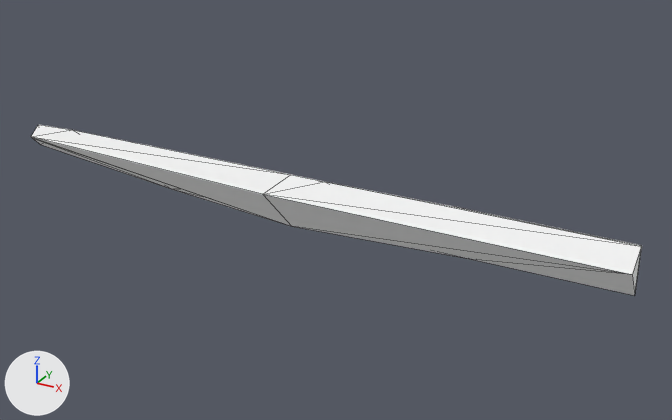
One commit to the glTF model public/models/world/chunk_-1_-2.glb: the scene before it, then after it.
Camera for both pictures: a 50 mm lens placed at (5.3, -66.4, 15.8), pointed at (-13.8, -31.6, -1.6). Arrows for +X, +Y and +Z are at lower left; the lights stay in place. The older version comes first. Mesh edges are drawn as thin lines.

Before the edit, the objects in view are built like this:
```python
mat_grass = principled_material('grass')
mat_grass.base_color = (1.0, 1.0, 1.0)  # white #ffffff
mat_grass.metallic = 1.0
mat_grass.roughness = 1.0
mat_soil = principled_material('soil')
mat_soil.base_color = (1.0, 1.0, 1.0)  # white #ffffff
mat_soil.metallic = 1.0
mat_soil.roughness = 1.0
me_island_slab_005 = bpy.data.meshes.new('island_slab.005')
me_island_slab_005.from_pydata(...)  # 16 vertices, 28 faces; spans x -32.0..0.0, y -33.4..-32.0, z -2.7..0.0
# faces by material slot: [21, 7]
me_island_slab_005.materials.append(mat_grass)  # white #ffffff
me_island_slab_005.materials.append(mat_soil)  # white #ffffff
ob_chunk__1__2 = bpy.data.objects.new('chunk_-1_-2', me_island_slab_005)
ob_chunk__1__2.location = (0.0, 0.0, 0.0)
```
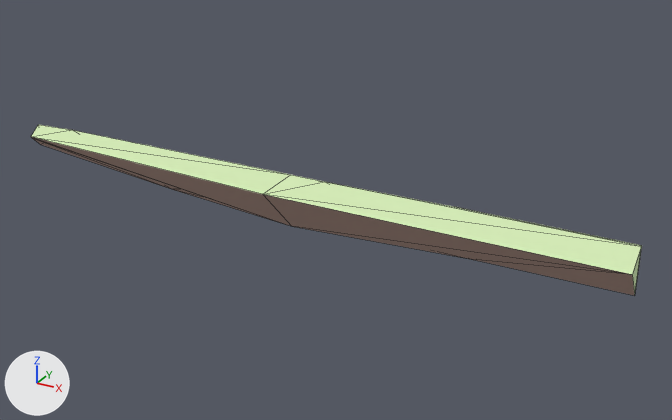
What differs and where, as boxes (x1, y1, x2, y2) in the pictures (672 x 420 px):
'chunk_-1_-2', recoloured, surface changed (darker): (31, 125, 642, 296) in both

Diff of the bpy script that builds the scene:
```diff
--- a/public/models/world/chunk_-1_-2.glb.py
+++ b/public/models/world/chunk_-1_-2.glb.py
@@ mat_grass @@
 mat_grass = principled_material('grass')
-mat_grass.base_color = (1.0, 1.0, 1.0)  # white #ffffff
-mat_grass.metallic = 1.0
+mat_grass.base_color = (0.659, 0.827, 0.467)  # green #d4ebb6
 mat_grass.roughness = 1.0
@@ mat_soil @@
 mat_soil = principled_material('soil')
-mat_soil.base_color = (1.0, 1.0, 1.0)  # white #ffffff
-mat_soil.metallic = 1.0
+mat_soil.base_color = (0.502, 0.341, 0.286)  # beige #bc9e92
 mat_soil.roughness = 1.0
```
